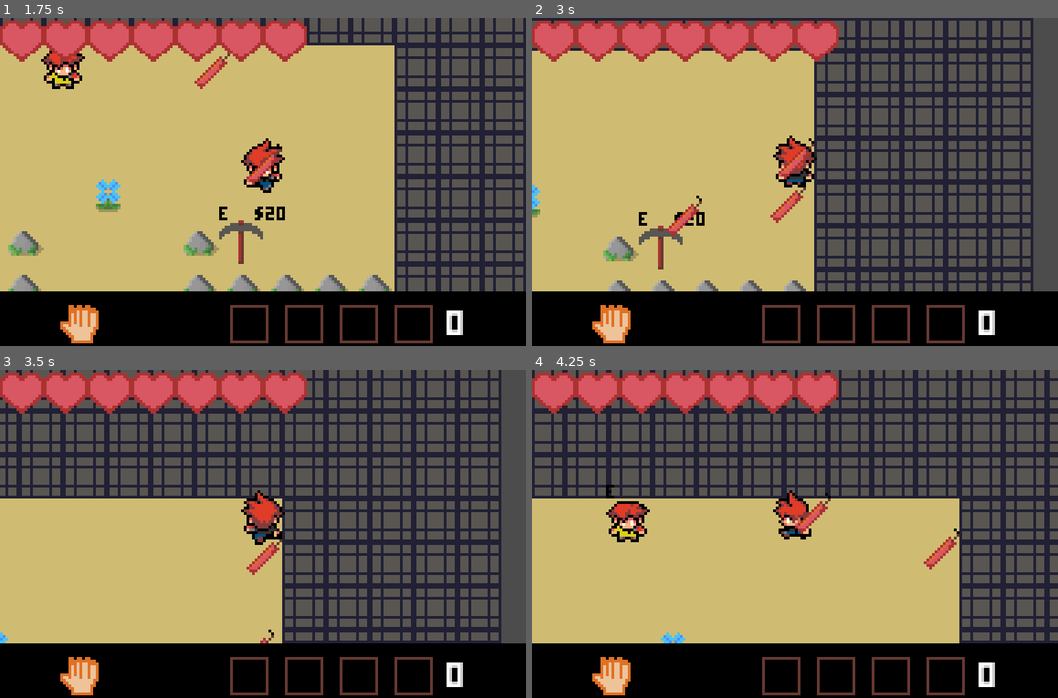
Above: before the commit, frames 1-4 (two rows, left to right).
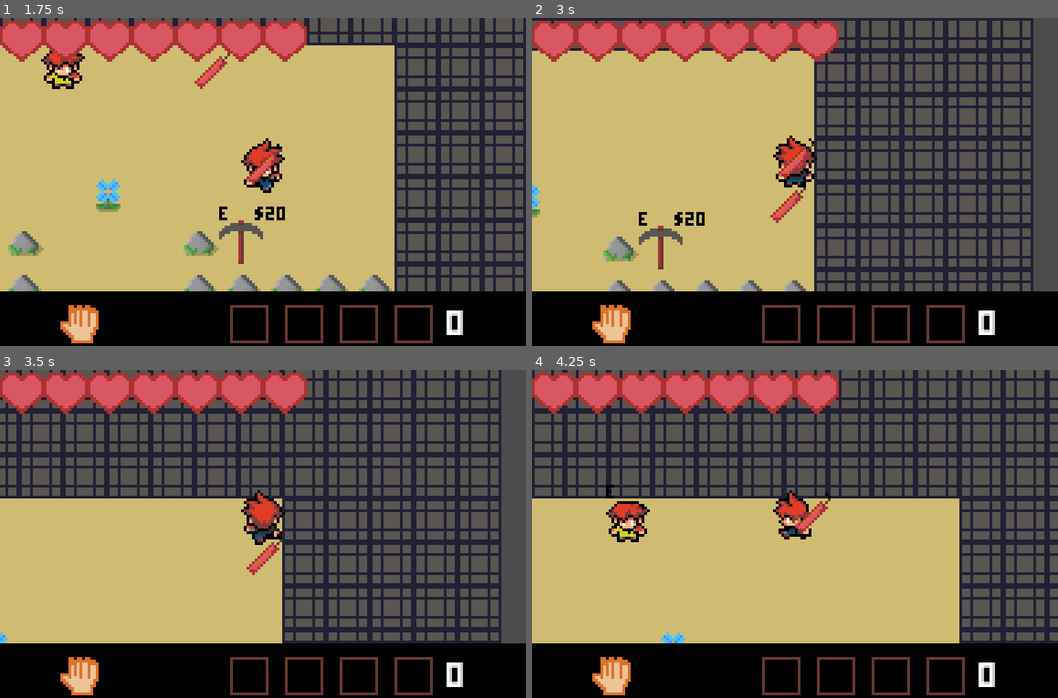
Above: after the commit, the same moments.

Repository: rodrigorgs/scout-game
Game: Godot game, scene res://scenes/main.tscn
Same seed, same stepped clock (60 frames per second), same inputs: the game is played once before the commit and once after it.
Inputs:
- Up to frame 1 (1.75 s): tap Enter at 0.5 s; hold Right (ui_right) 0.53-1.28 s; tap D (throw) at 0.6, 1.55 s; tap Space (ui_select) at 0.77, 1.52 s; hold Down (ui_down) from 1.28 s (still down); tap E (interact) at 1.35 s
- Up to frame 2 (3 s): release Down (ui_down) at 2.03 s; hold Right (ui_right) 2.03-2.78 s; tap D (throw) at 2.1, 2.85 s; hold Up (ui_up) from 2.78 s (still down)
- Up to frame 3 (3.5 s): keep holding Up (ui_up); tap Space (ui_select) at 3.02 s
- Up to frame 4 (4.25 s): release Up (ui_up) at 3.53 s; hold Left (ui_left) from 3.53 s (still down); tap E (interact) at 3.6 s; tap Space (ui_select) at 3.77 s; tap D (throw) at 3.8 s

Frame 1 is identical in both runs. In frame 2, 0.2% of the frame differs, in the area x 25-33%, y 54-67%; in frame 3, less than 0.1%; in frame 4, 0.2%.

Commit message:
Faster dynamites

Diff:
--- a/nodes/Dynamite.tscn
+++ b/nodes/Dynamite.tscn
@@ -10,7 +10,7 @@
 script = ExtResource( 2 )
 
 [node name="Timer" type="Timer" parent="."]
-wait_time = 2.0
+wait_time = 1.2
 
 [node name="Sprite" type="Sprite" parent="."]
 texture = ExtResource( 1 )
